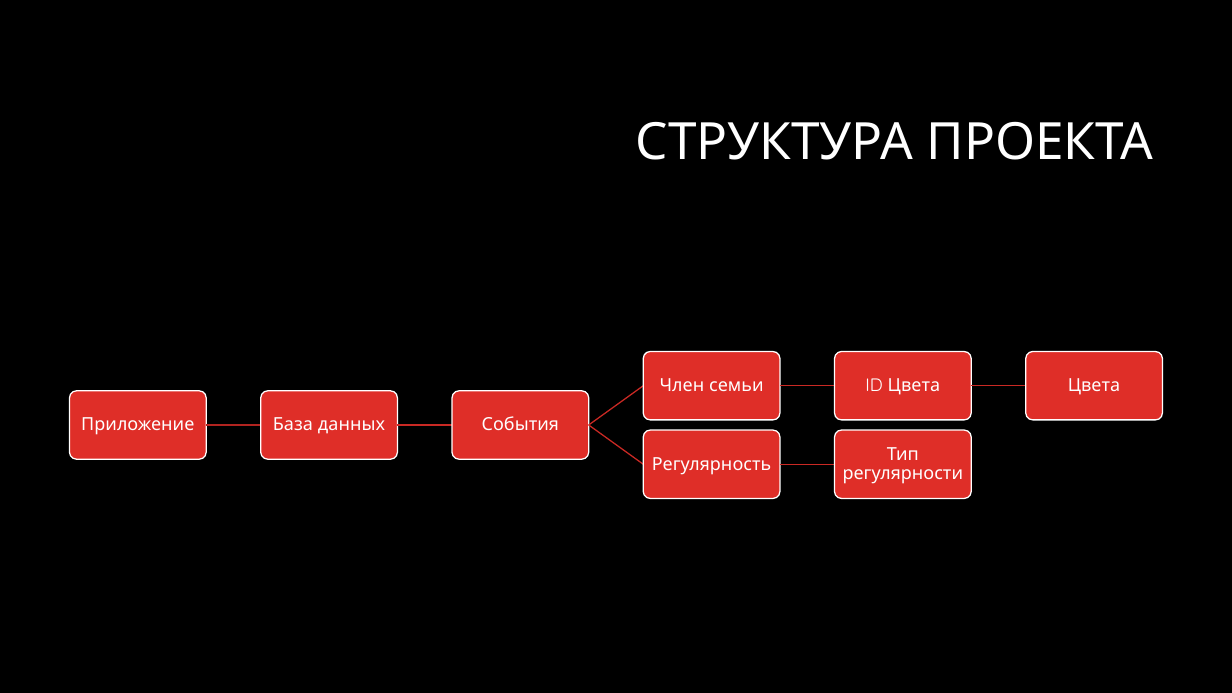
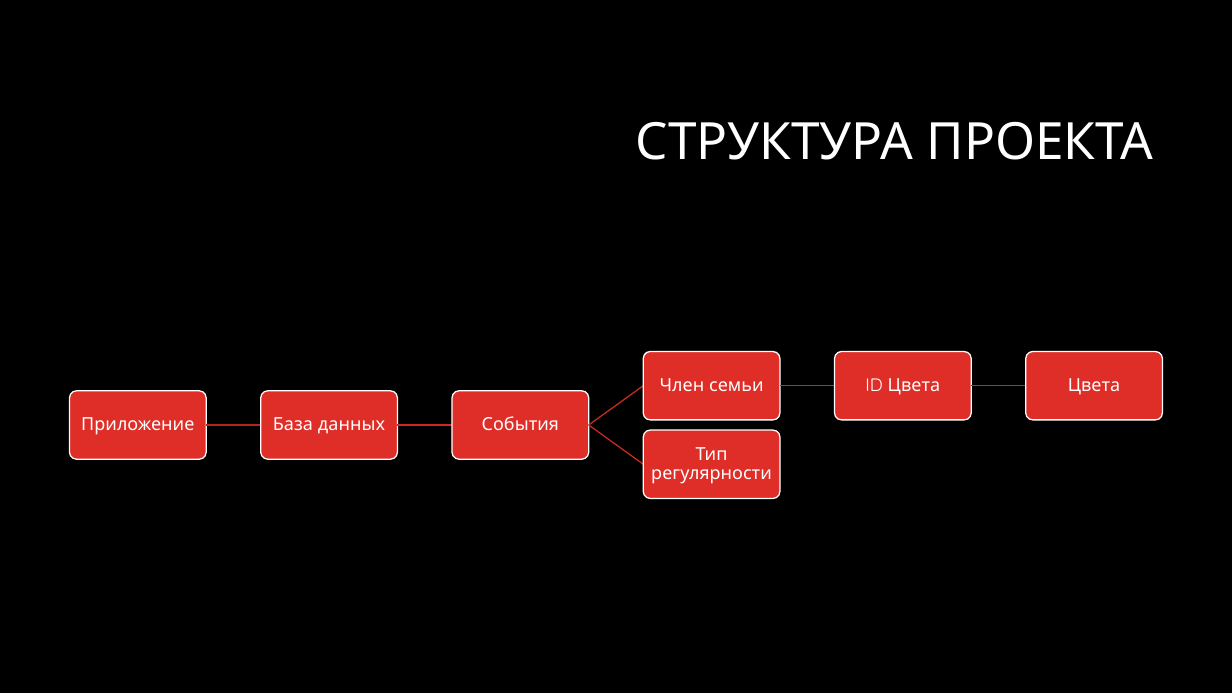
Before and after one commit to Sergey207/FamilyCalendar, a slide deck: slide 4 of Presentation.pptx. Drawn at 1232x693 pixels with LibreOffice and Linux fonts; fonts in the diff are those of the drawing; background and template pictures are left out. Boxes give left, top, right and bottom in pixels: in the first picture for what was removed or moved away, otherwise in the second. Text is boxed around its words. In the diff, an @@ line names an element or a change of style, - is before the commit and + after.

```diff
--- a/Presentation.pptx
+++ b/Presentation.pptx
@@ text "Тип регулярности": place and size @@
-text "Тип регулярности" at <box>843,447,964,484</box>
+text "Тип регулярности" at <box>651,447,772,484</box>
@@ rounded rectangle removed at <box>835,431,971,499</box> @@
@@ text removed at <box>652,457,772,475</box> @@
-Регулярность
@@ freeform shape removed at <box>780,463,835,466</box> @@
```
Also in this commit, not shown: 6 other files.
